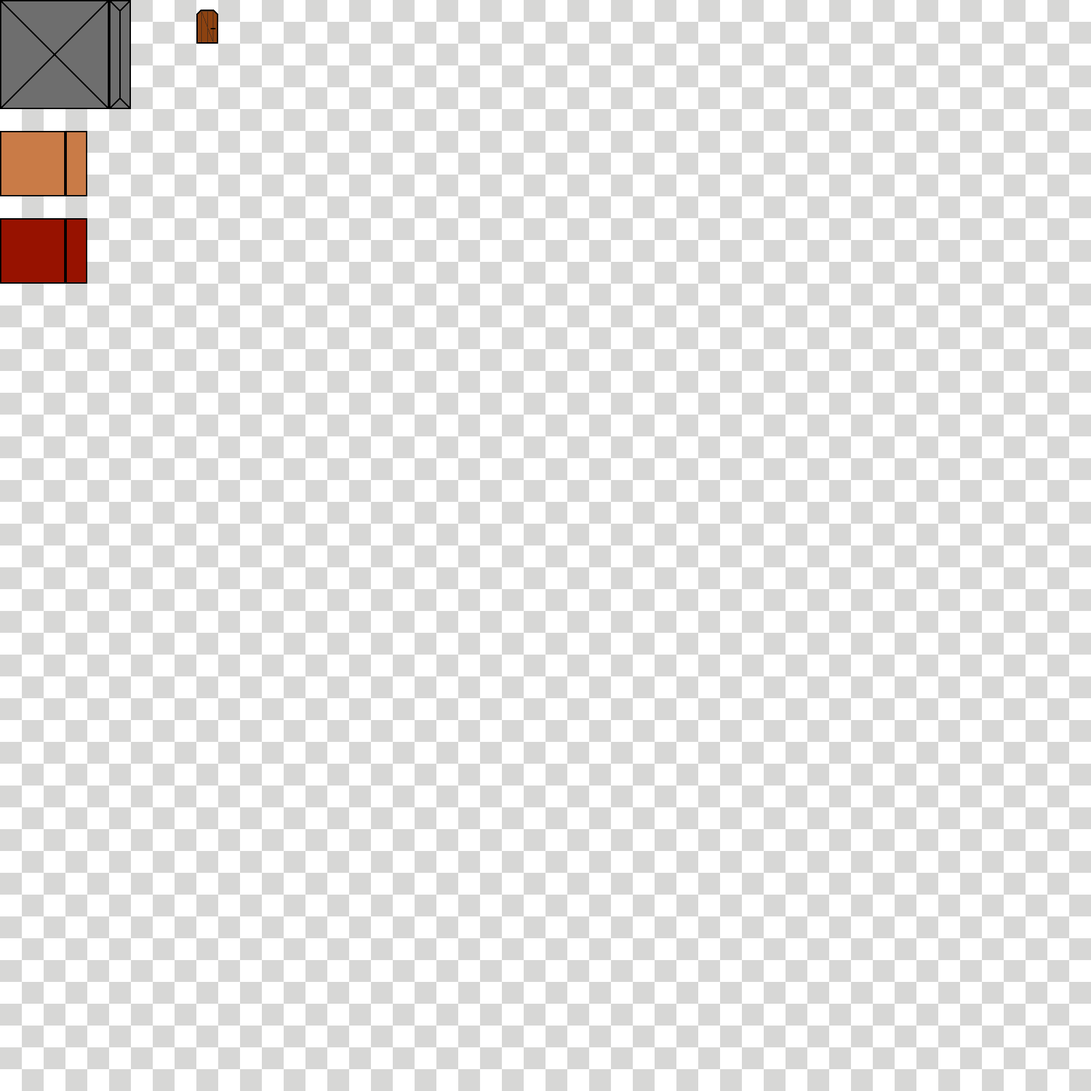
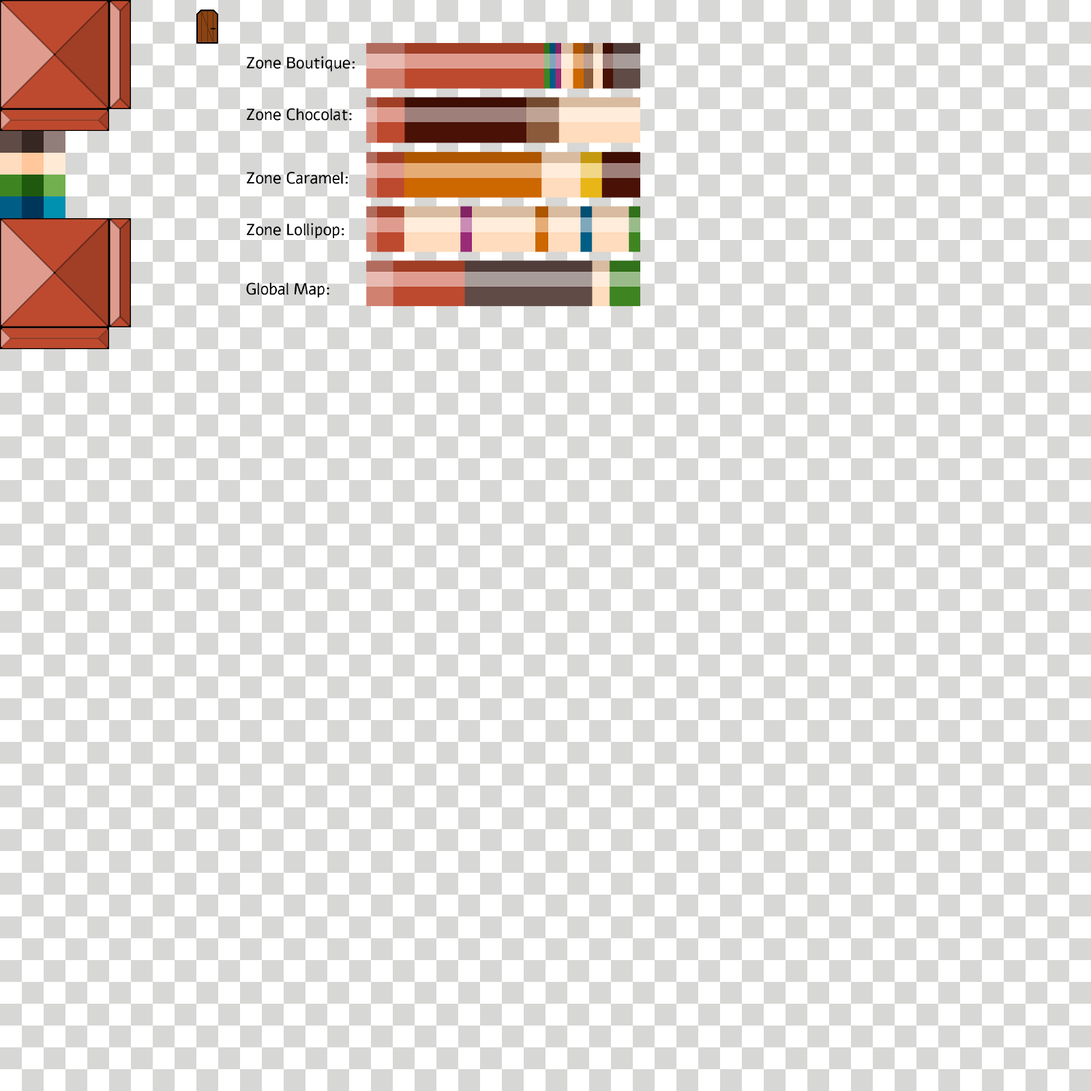
Revision of a layered 1091 x 1091 image; what changed, layer by layer:
added group "Lights" with 2 layers above "Calque 2" over [21, 130, 66, 219]
added layer "Bright" (soft light) in group "Lights" over [43, 130, 66, 219]
added layer "Dark" (soft light) in group "Lights" over [21, 130, 44, 219]
renamed "Calque 1" to "Calque 2", painted on it over [0, 0, 131, 350]
added layer "Palette" above "Grille_01" over [246, 42, 641, 307]
